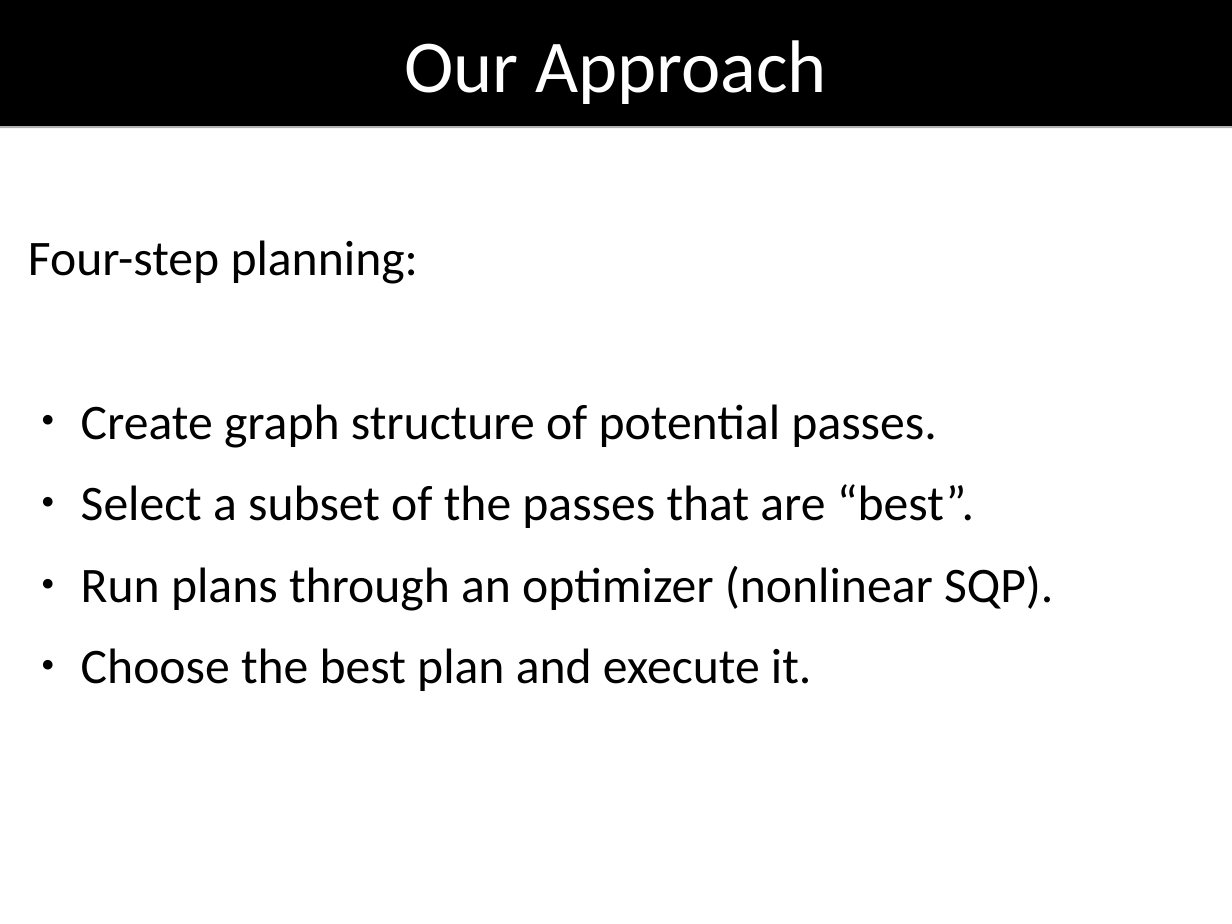
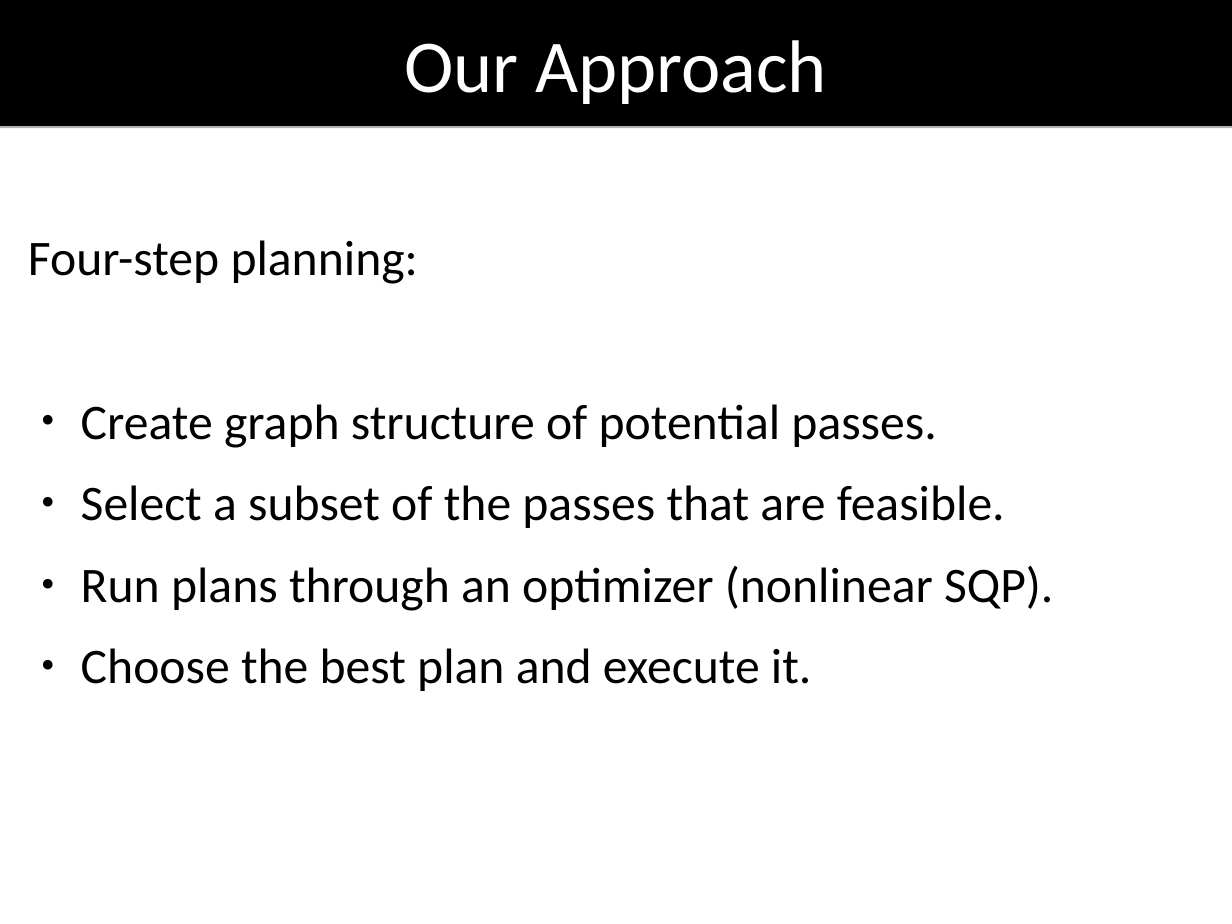
Before and after one commit to oarslan3/gt-cs-rip-projects, a slide deck: slide 4 of final/finalPresentation.odp. Drawn at 1232x924 pixels with LibreOffice and Linux fonts; fonts in the diff are those of the drawing. Boxes give left, top, right and bottom in pixels: in the first picture for what was removed or moved away, otherwise in the second. Text is boxed around its words. In the diff, an @@ line names an element or a change of style, - is before the commit and + after.

```diff
--- a/final/finalPresentation.odp
+++ b/final/finalPresentation.odp
@@ text at [81,485,1005,528]: text changed @@
-● Select a subset of the passes that are “best”.
+● Select a subset of the passes that are feasible.
```
Also in this commit, not shown: 3 other slides changed.
